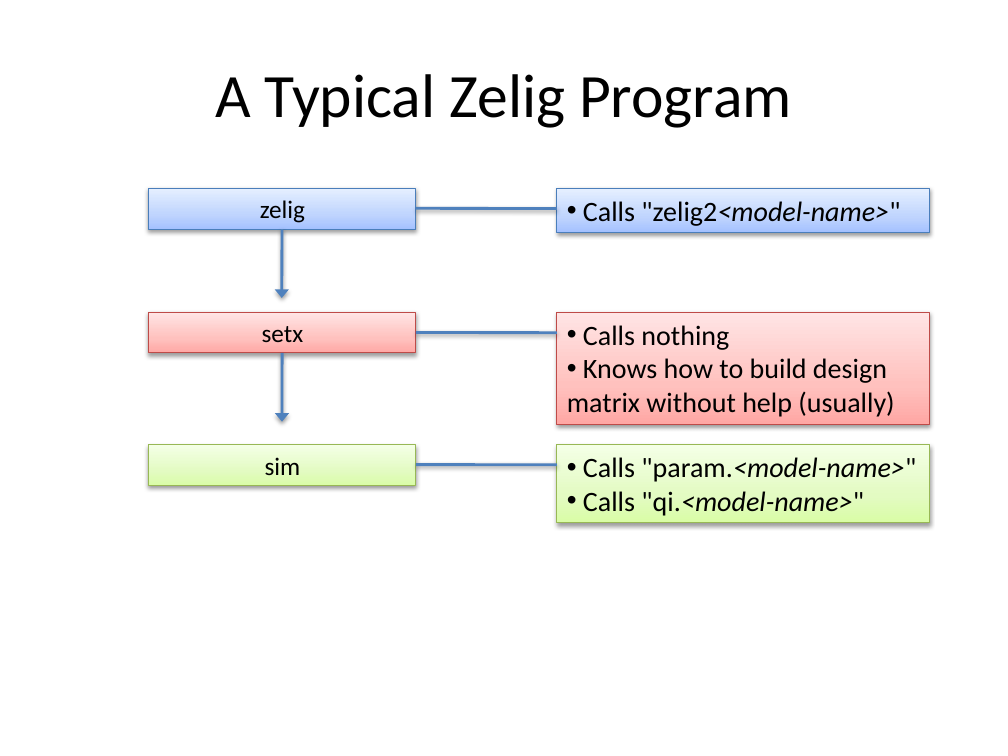
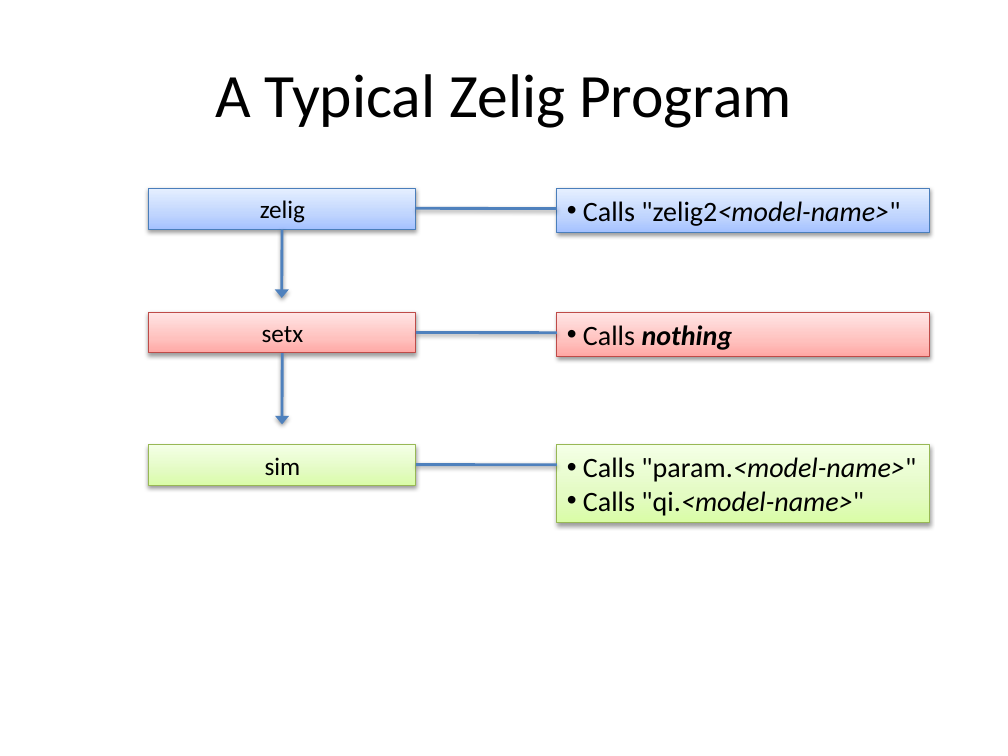
Before and after one commit to IQSS/Zelig4-Documentation, a slide deck: slide 18 of January-Class/Zelig_1_regressions.pptx (slide 17 before the commit). Drawn at 1008x756 pixels with LibreOffice and Linux fonts; fonts in the diff are those of the drawing. Boxes give left, top, right and bottom in pixels: in the first picture for what was removed or moved away, otherwise in the second. Text is boxed around its words. In the diff, an @@ line names an element or a change of style, - is before the commit and + after.

```diff
--- a/January-Class/Zelig_1_regressions.pptx
+++ b/January-Class/Zelig_1_regressions.pptx
@@ rectangle "Calls nothing": place and size @@
-rectangle "Calls nothing" at <box>557,312,929,424</box>
+rectangle "Calls nothing" at <box>557,312,929,357</box>
@@ rectangle "Calls nothing" at <box>557,312,929,357</box>: bold on, italic on in "nothing" @@
@@ arrow moved from (282, 353) - (282, 421) to (282, 353) - (282, 424) @@
@@ text in rectangle at <box>567,358,894,417</box>: paragraph removed @@
-• Knows how to build design matrix without help (usually)
```
Also in this commit, not shown: 13 other slides changed, 3 slides added, 1 slide removed, 2 other files.
